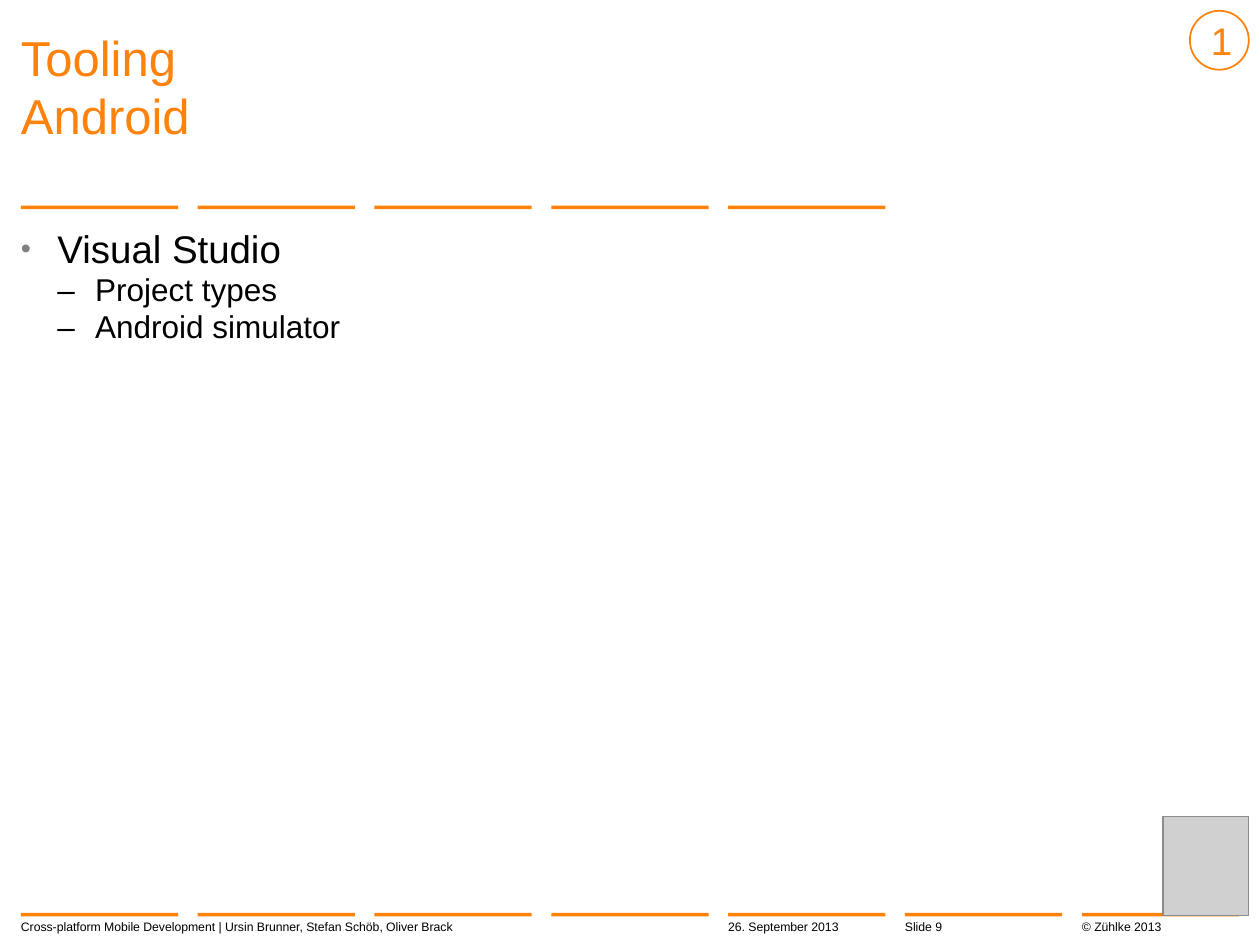
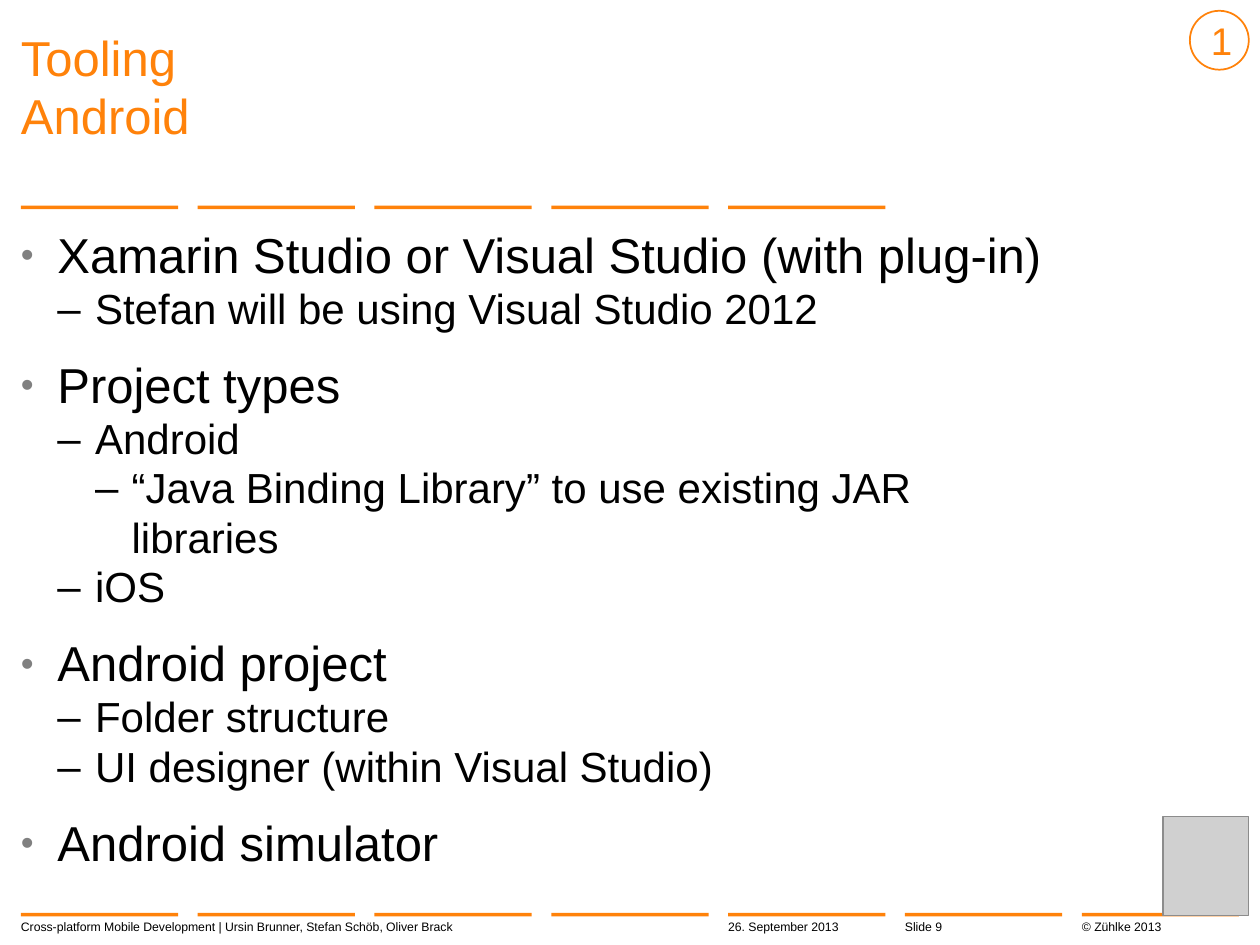
Before and after one commit to brunnurs/zxm, a slide deck: slide 9 of docs/13-09-26 Cross-platform mobile development with C#.pptx. Drawn at 1260x945 pixels with LibreOffice and Linux fonts; fonts in the diff are those of the drawing; grey boxes stand for pictures; background and template pictures are left out. Boxes give left, top, right and bottom in pixels: in the first picture for what was removed or moved away, otherwise in the second. Text is boxed around its words. In the diff, an @@ line names an element or a change of style, - is before the commit and + after.

```diff
--- a/docs/13-09-26 Cross-platform mobile development with C#.pptx
+++ b/docs/13-09-26 Cross-platform mobile development with C#.pptx
@@ text at box(57, 237, 1041, 332): text changed; size 22 to 28 pt @@
-  • Visual Studio
+  • Xamarin Studio or Visual Studio (with plug-in)
+    – Stefan will be using Visual Studio 2012
@@ text at box(57, 367, 439, 862): size 18 to 28 pt in "Project types", "Android simulator"; bullet – to •; list level 3 to 2 in "Project types"; bullet colour #000000 to #808080; list level 3 to 2 in "Android simulator" @@
@@ text at box(57, 423, 911, 790): paragraphs added @@
+    – Android
+      – “Java Binding Library” to use existing JAR libraries
+    – iOS
+  • Android project
+    – Folder structure
+    – UI designer (within Visual Studio)
```
Also in this commit, not shown: 10 other slides changed.
